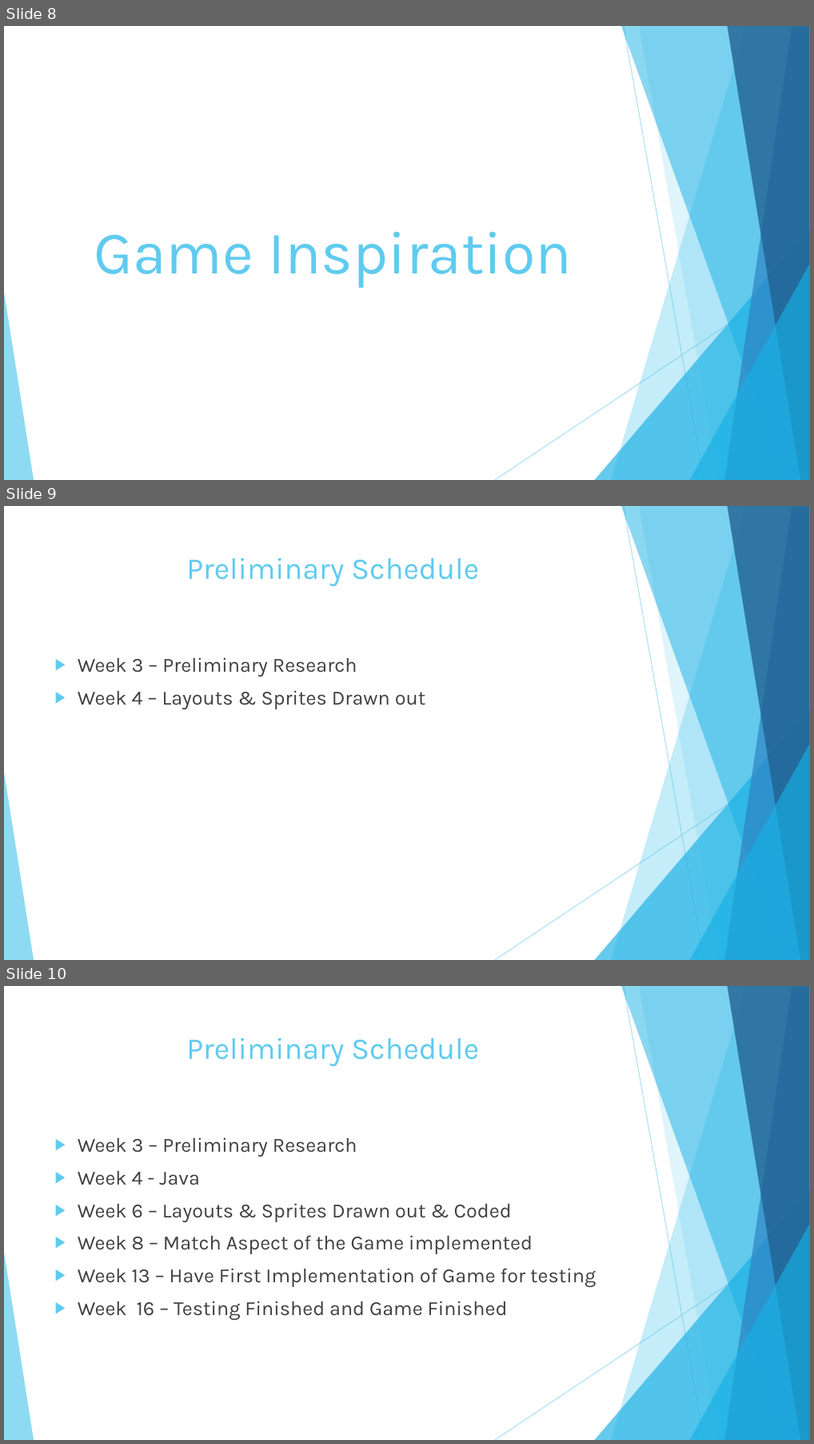
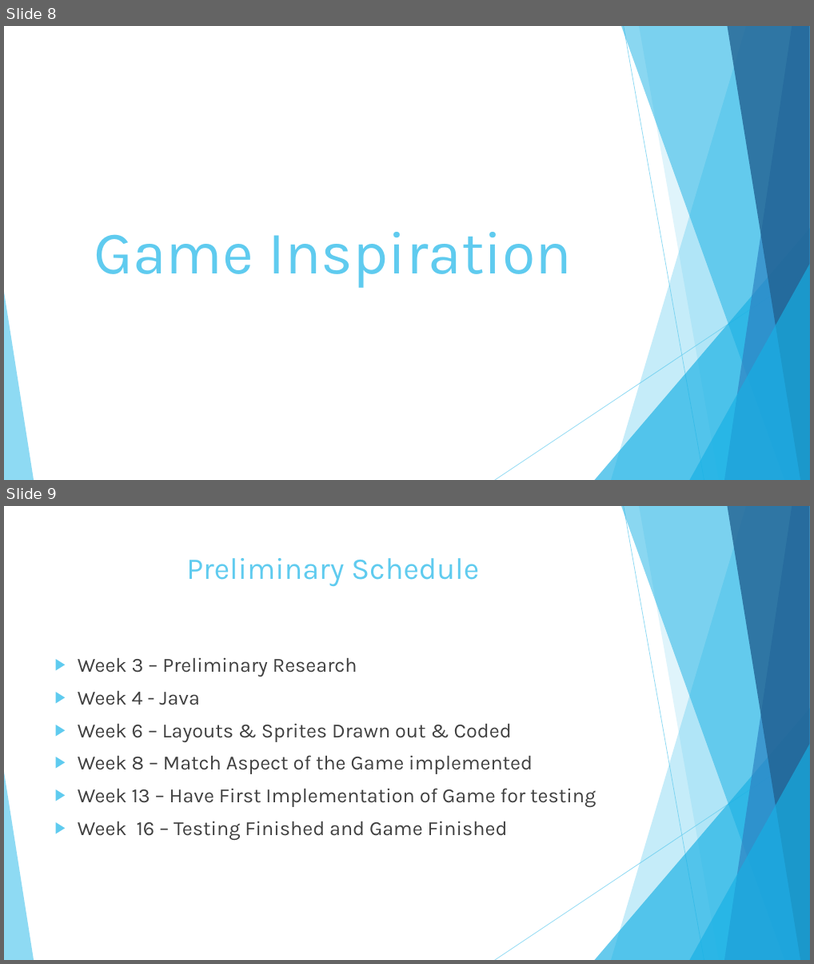
Before and after one commit to TonyMenji/FlickStick, a slide deck: Project-Proposal/Section 3.0/Flick Stick Presentation.pptx. Shown one above the other, each under a label of ours: slides 8, 9 and 10 before the commit, slides 8 and 9 after it. The pictures are 814x1444 and 814x964 pixels, drawn with LibreOffice and Linux fonts; fonts in the diff are those of the drawing. Boxes give left, top, right and bottom in pixels: in the first picture for what was removed or moved away, otherwise in the second. Text is boxed around its words. In the diff, an @@ line names an element or a change of style, - is before the commit and + after.

Commit message:
Presentation Final

```diff
--- a/Project-Proposal/Section 3.0/Flick Stick Presentation.pptx
+++ b/Project-Proposal/Section 3.0/Flick Stick Presentation.pptx
@@ slide 9 removed at (x1=4, y1=506, x2=810, y2=960), background #FFFFFF; not listed: 10 template elements that a slide beside it also shows @@
@@ title removed at (x1=186, y1=558, x2=479, y2=586) @@
-Preliminary Schedule
@@ text removed at (x1=78, y1=657, x2=426, y2=709) @@
-▶ Week 3 – Preliminary Research
-▶ Week 4 – Layouts & Sprites Drawn out
@@ what was slide 10 is now slide 9 @@
```
